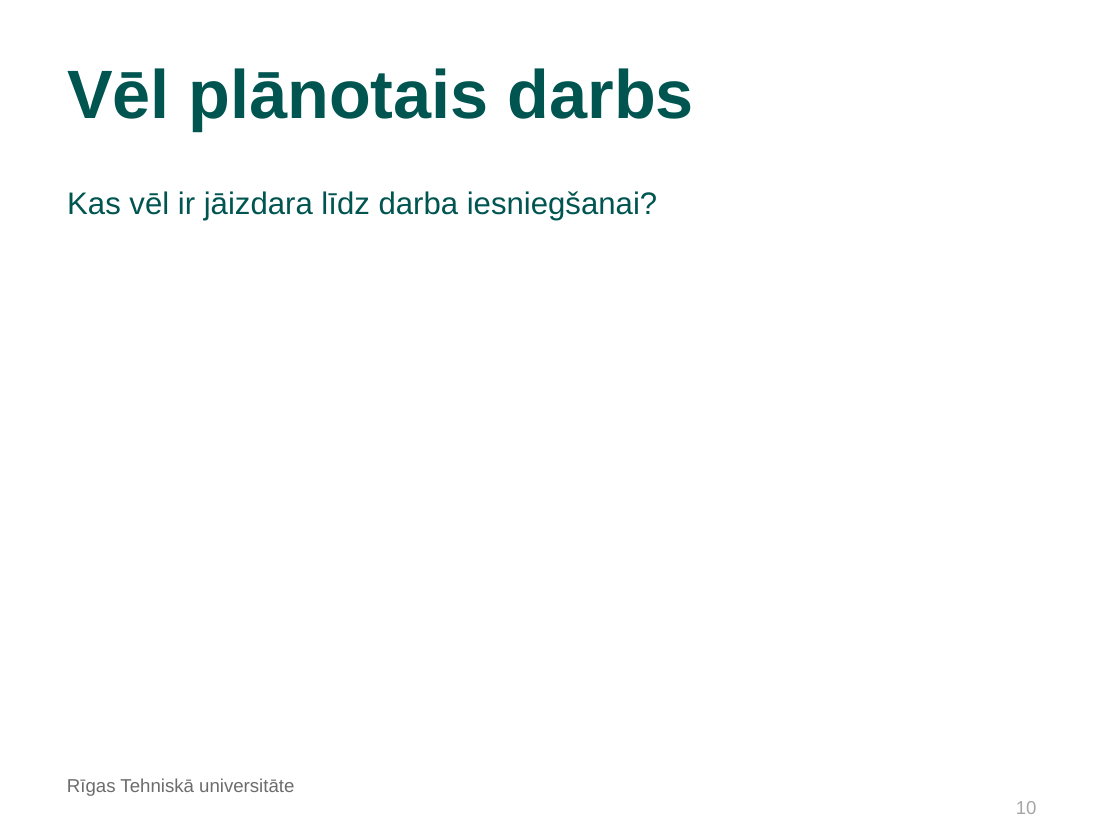
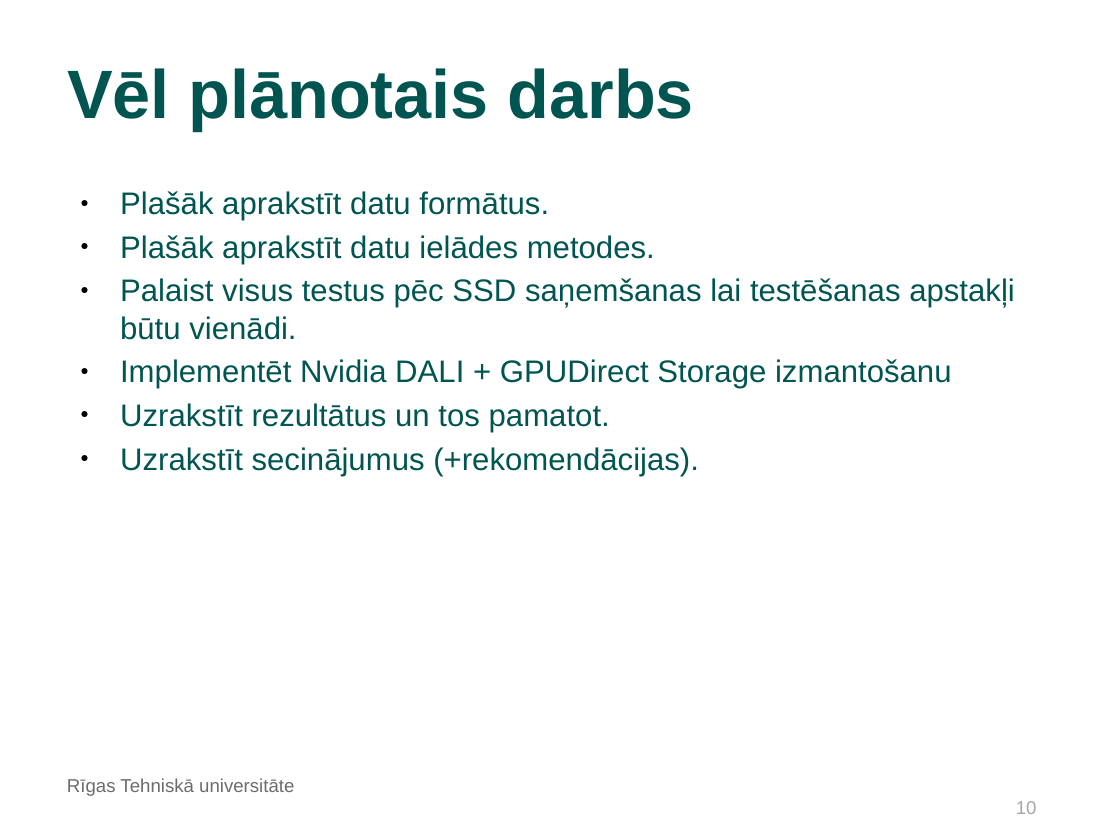
Before and after one commit to kamikaze/rtu-bachelor-tasks, a slide deck: slide 10 of docs/Šablons_Bakalaura_darba_priekšaizstāvēšanai.odp. Drawn at 1120x840 pixels with LibreOffice and Linux fonts; fonts in the diff are those of the drawing; background and template pictures are left out. Boxes give left, top, right and bottom in pixels: in the first picture for what was removed or moved away, otherwise in the second. Text is boxed around its words. In the diff, an @@ line names an element or a change of style, - is before the commit and + after.

```diff
--- a/docs/Šablons_Bakalaura_darba_priekšaizstāvēšanai.odp
+++ b/docs/Šablons_Bakalaura_darba_priekšaizstāvēšanai.odp
@@ text at (120,191,1015,476): text changed @@
-Kas vēl ir jāizdara līdz darba iesniegšanai?
+● Plašāk aprakstīt datu formātus.
+● Plašāk aprakstīt datu ielādes metodes.
+● Palaist visus testus pēc SSD saņemšanas lai testēšanas apstakļi būtu vienādi.
+● Implementēt Nvidia DALI + GPUDirect Storage izmantošanu
+● Uzrakstīt rezultātus un tos pamatot.
+● Uzrakstīt secinājumus (+rekomendācijas).
```
Also in this commit, not shown: 8 other slides changed, 2 slides added, 2 slides removed, 26 other files.
